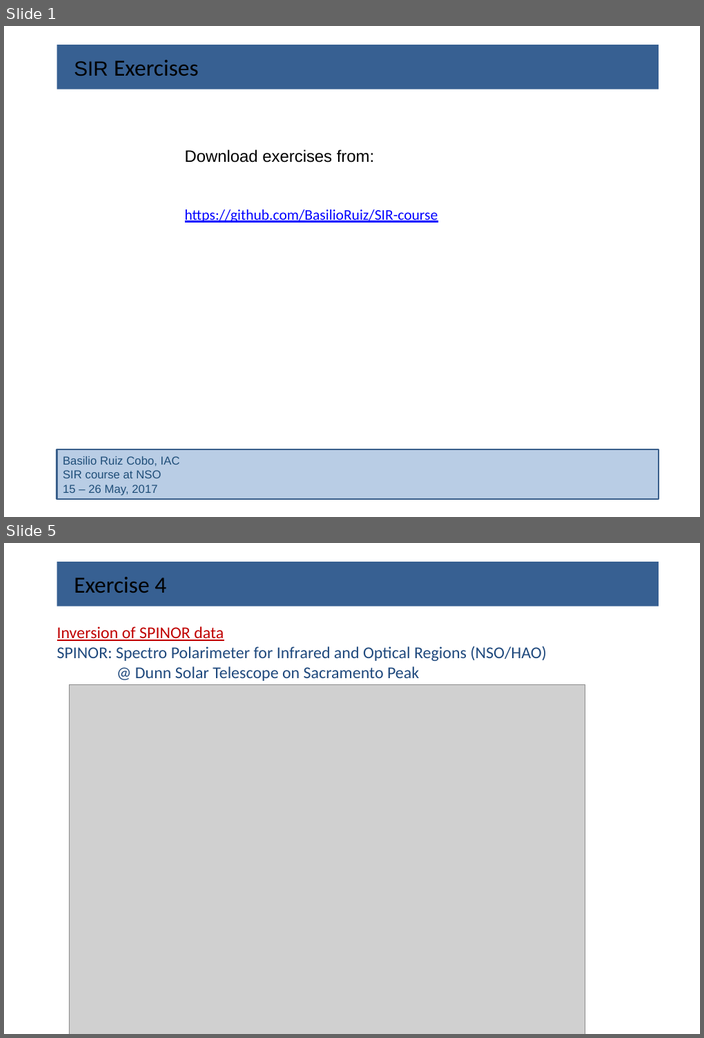
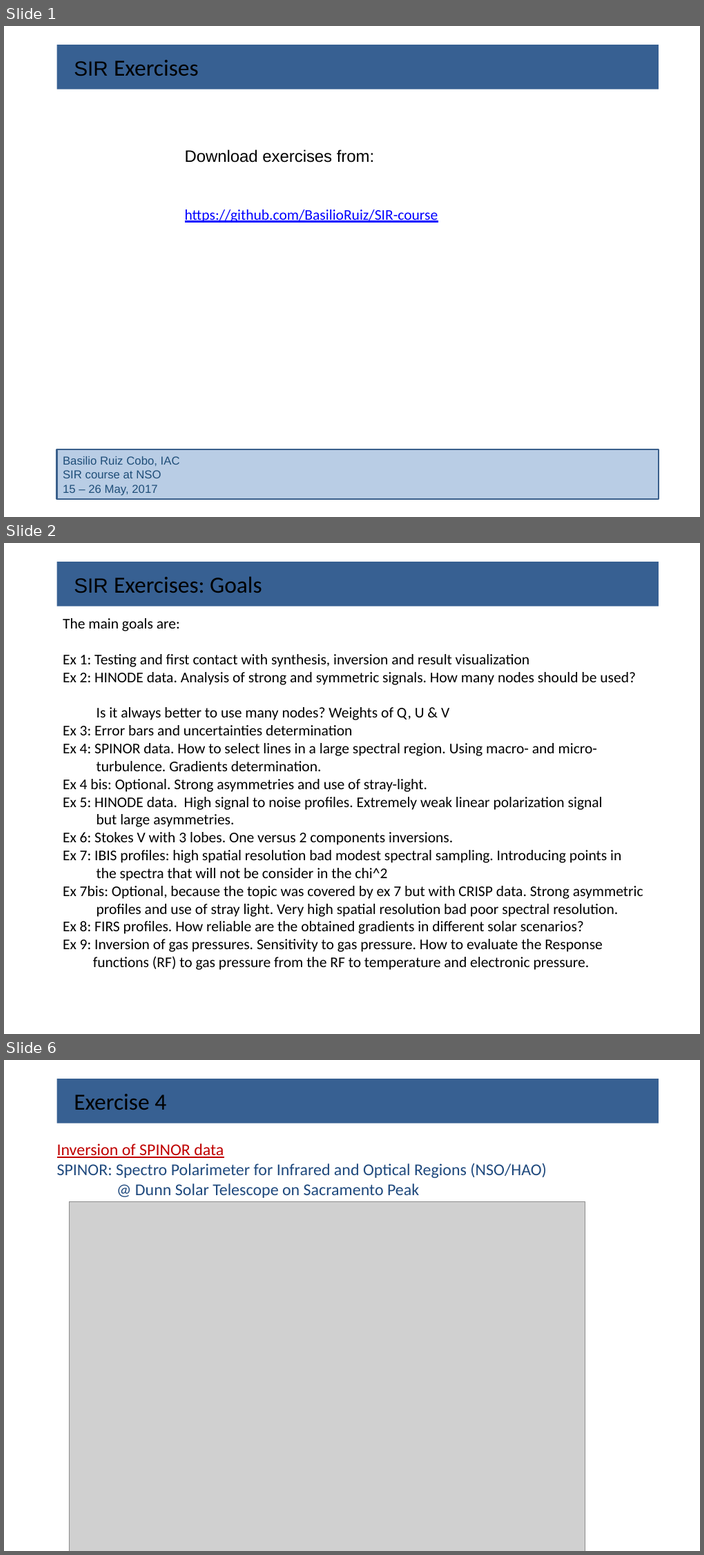
Before and after one commit to BasilioRuiz/SIR-course, a slide deck: SIR_exercises/SIR__exercises.pptx. Shown one above the other, each under a label of ours: slides 1 and 5 before the commit, slides 1, 2 and 6 after it; the slides between them are not shown. The pictures are 704x1038 and 704x1555 pixels, drawn with LibreOffice and Linux fonts; fonts in the diff are those of the drawing; grey boxes stand for pictures. Boxes give left, top, right and bottom in pixels: in the first picture for what was removed or moved away, otherwise in the second. Text is boxed around its words. In the diff, an @@ line names an element or a change of style, - is before the commit and + after.

```diff
--- a/SIR_exercises/SIR__exercises.pptx
+++ b/SIR_exercises/SIR__exercises.pptx
@@ slide 2 added at [4, 543, 700, 1034], background #FFFFFF @@
@@ rectangle added at [57, 562, 659, 606], fill #376092, 28 pt, text #000000 @@
+SIR Exercises: Goals
@@ text added at [63, 618, 643, 970], 18 pt, text #000000 @@
+The main goals are:
+Ex 1: Testing and first contact with synthesis, inversion and result visualization
+Ex 2: HINODE data. Analysis of strong and symmetric signals. How many nodes should be used?
+Is it always better to use many nodes? Weights of Q, U & V
+Ex 3: Error bars and uncertainties determination
+Ex 4: SPINOR data. How to select lines in a large spectral region. Using macro- and micro-
+turbulence. Gradients determination.
+Ex 4 bis: Optional. Strong asymmetries and use of stray-light.
+Ex 5: HINODE data. High signal to noise profiles. Extremely weak linear polarization signal
+but large asymmetries.
+Ex 6: Stokes V with 3 lobes. One versus 2 components inversions.
+Ex 7: IBIS profiles: high spatial resolution bad modest spectral sampling. Introducing points in
+the spectra that will not be consider in the chi^2
+Ex 7bis: Optional, because the topic was covered by ex 7 but with CRISP data. Strong asymmetric
+profiles and use of stray light. Very high spatial resolution bad poor spectral resolution.
+Ex 8: FIRS profiles. How reliable are the obtained gradients in different solar scenarios?
+Ex 9: Inversion of gas pressures. Sensitivity to gas pressure. How to evaluate the Response
+functions (RF) to gas pressure from the RF to temperature and electronic pressure.
@@ what was slide 5 is now slide 6 @@
```
Also in this commit, not shown: 3 slides changed.
